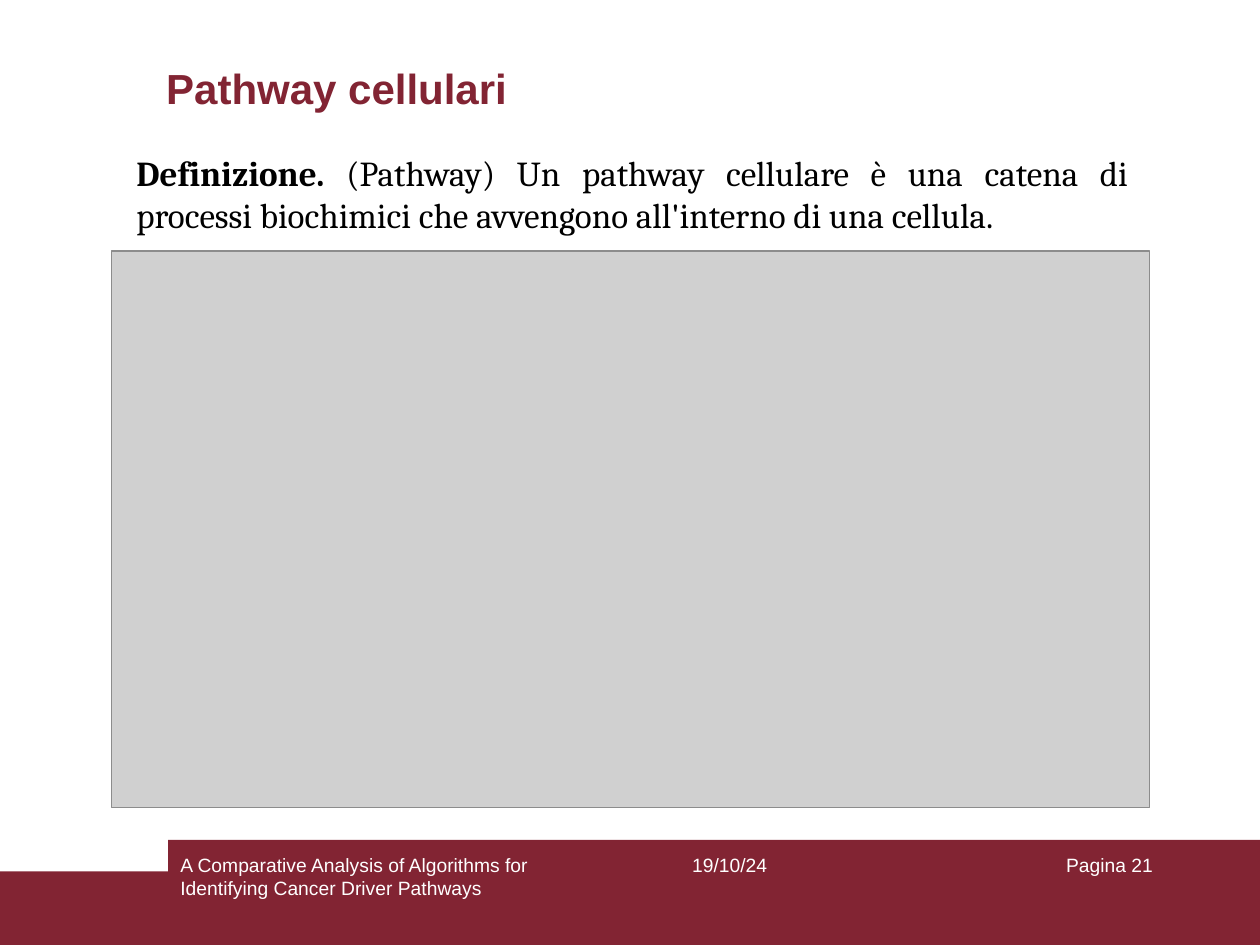
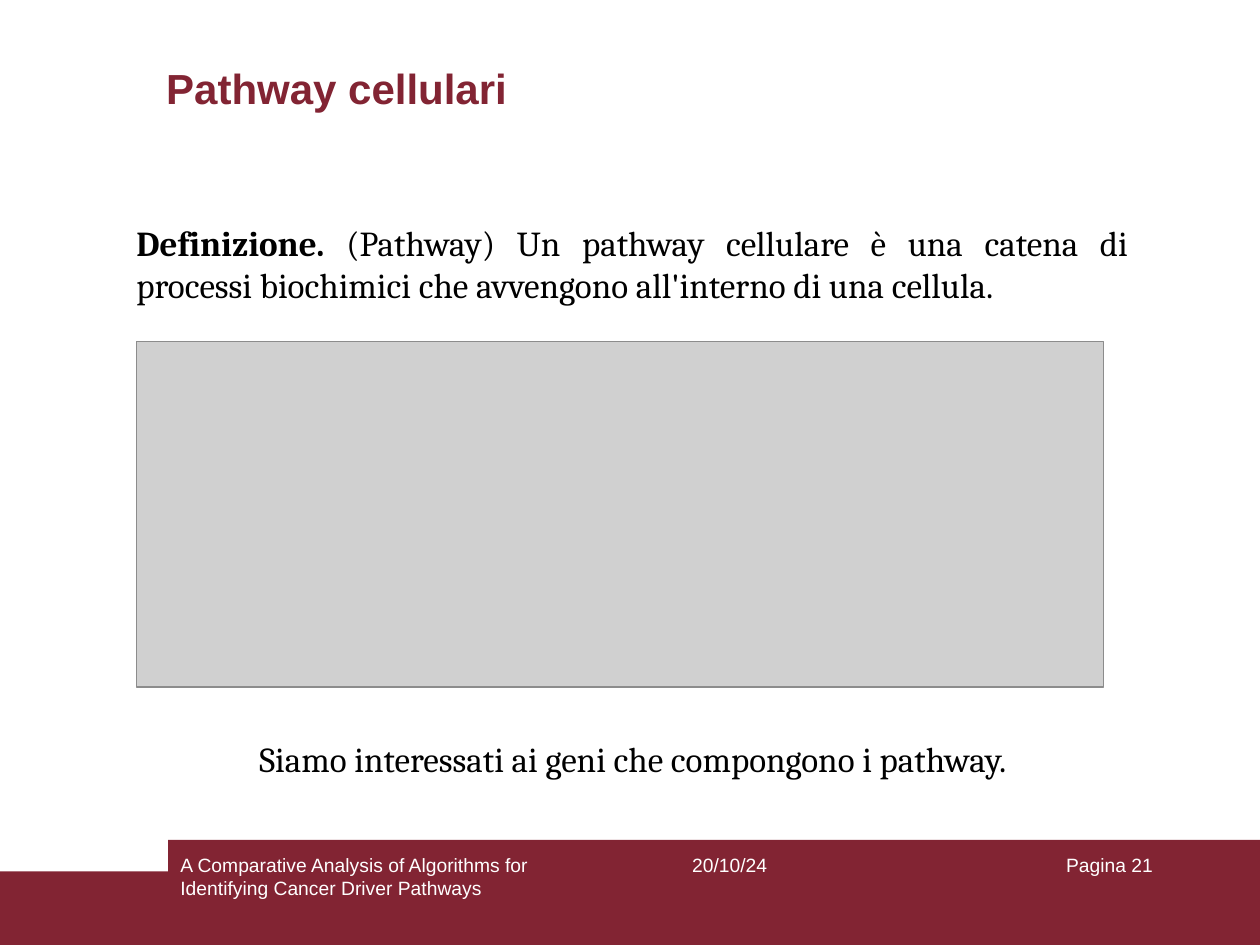
Before and after one commit to aflaag/bsc-thesis, a slide deck: slide 21 of presentation/slides.odp. Drawn at 1260x945 pixels with LibreOffice and Linux fonts; fonts in the diff are those of the drawing; grey boxes stand for pictures; background and template pictures are left out. Boxes give left, top, right and bottom in pixels: in the first picture for what was removed or moved away, otherwise in the second. Text is boxed around its words. In the diff, an @@ line names an element or a change of style, - is before the commit and + after.

```diff
--- a/presentation/slides.odp
+++ b/presentation/slides.odp
@@ text "Definizione. (Pathway) Un pathway cellulare ...": place and size @@
-text "Definizione. (Pathway) Un pathway cellulare ..." at [136,161,1128,236]
+text "Definizione. (Pathway) Un pathway cellulare ..." at [136,231,1128,306]
@@ picture: place and size @@
-picture at [112,251,1150,808]
+picture at [136,341,1104,687]
@@ text added at [259,747,1007,780], 20 pt, text #000000 @@
+Siamo interessati ai geni che compongono i pathway.
@@ text at [692,858,767,873]: text changed @@
-19/10/24
+20/10/24
```
Also in this commit, not shown: 76 other slides changed, 2 other files.
